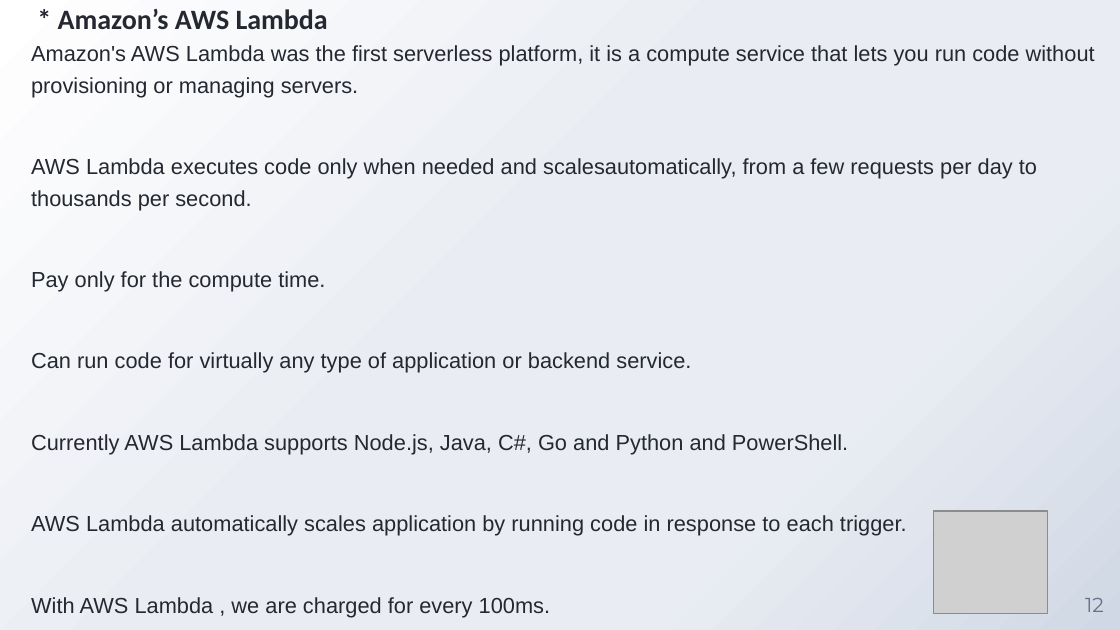
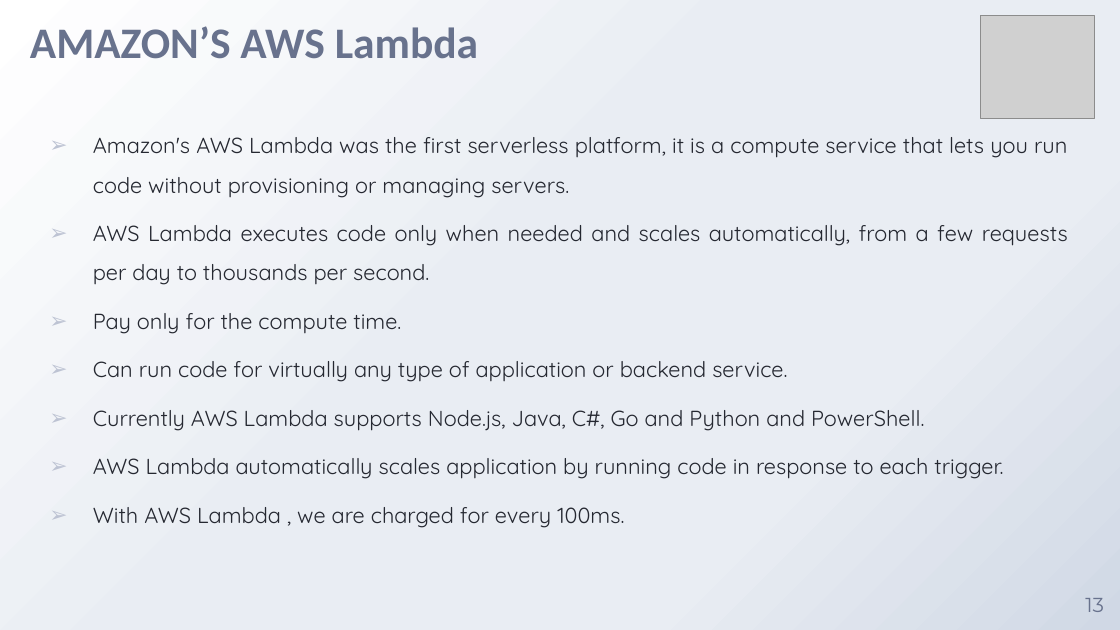
Before and after one commit to chintanBhimani07/unknown, a slide deck: slide 13 of Reports/Seminar-ppt.pptx (slide 12 before the commit). Drawn at 1120x630 pixels with LibreOffice and Linux fonts; fonts in the diff are those of the drawing; grey boxes stand for pictures; background and template pictures are left out. Boxes give left, top, right and bottom in pixels: in the first picture for what was removed or moved away, otherwise in the second. Text is boxed around its words. In the diff, an @@ line names an element or a change of style, - is before the commit and + after.

```diff
--- a/Reports/Seminar-ppt.pptx
+++ b/Reports/Seminar-ppt.pptx
@@ title at [30, 26, 478, 59]: text changed; size 18 to 28 pt; text colour #252831 to #68728D @@
-* Amazon’s AWS Lambda
+AMAZON’S AWS Lambda
@@ picture: place and size @@
-picture at [933, 511, 1047, 614]
+picture at [980, 16, 1094, 119]
@@ text "Amazon's AWS Lambda was the ...": place and size @@
-text "Amazon's AWS Lambda was the ..." at [31, 45, 1095, 617]
+text "Amazon's AWS Lambda was the ..." at [93, 137, 1068, 528]
@@ text at [93, 137, 1067, 528]: font Arial to Quicksand in "Amazon's AWS Lambda was the first serverless ...", "Pay only for the compute time.", "Can run code for virtually any type ...", "Currently AWS Lambda supports Node.js, Java, C#, ..." and 2 more places; alignment left to justified; bullet none to ➢; line spacing 1.2 to 1.5 @@
@@ text at [93, 225, 1068, 285]: text changed; font Arial to Quicksand @@
-AWS Lambda executes code only when needed and scalesautomatically, from a few requests per day to thousands per second.
+➢ AWS Lambda executes code only when needed and scales automatically, from a few requests per day to thousands per second.
@@ page number at [1085, 598, 1104, 612]: text changed @@
-12
+13
```
Also in this commit, not shown: 17 other slides changed, 1 slide added, 31 other files.
